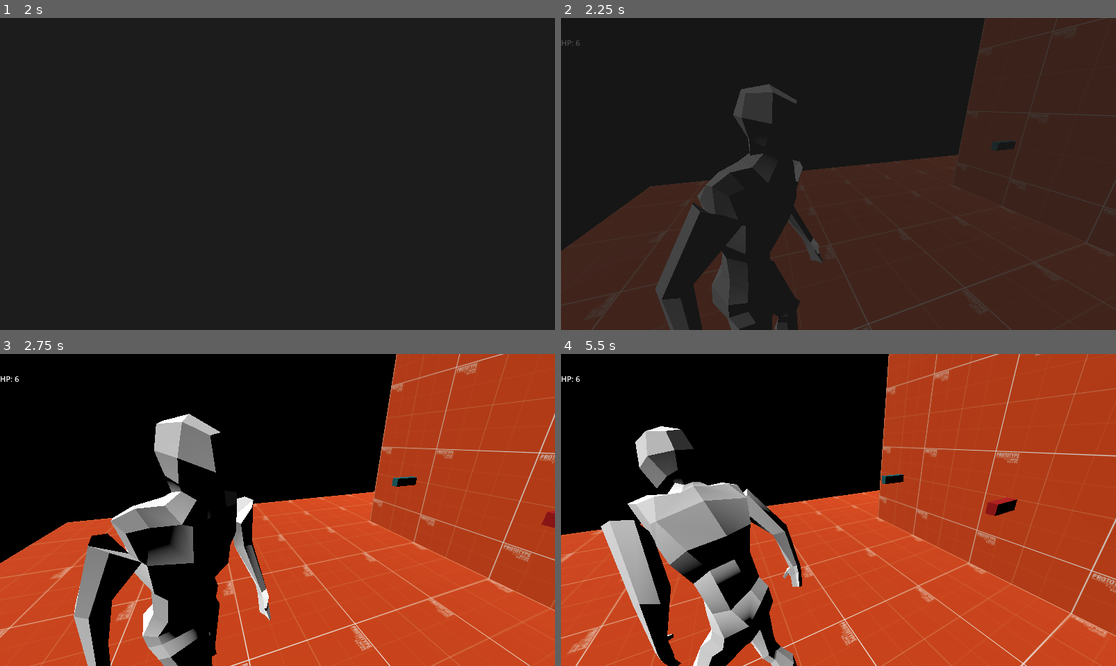
Above: before the commit, frames 1-4 (two rows, left to right).
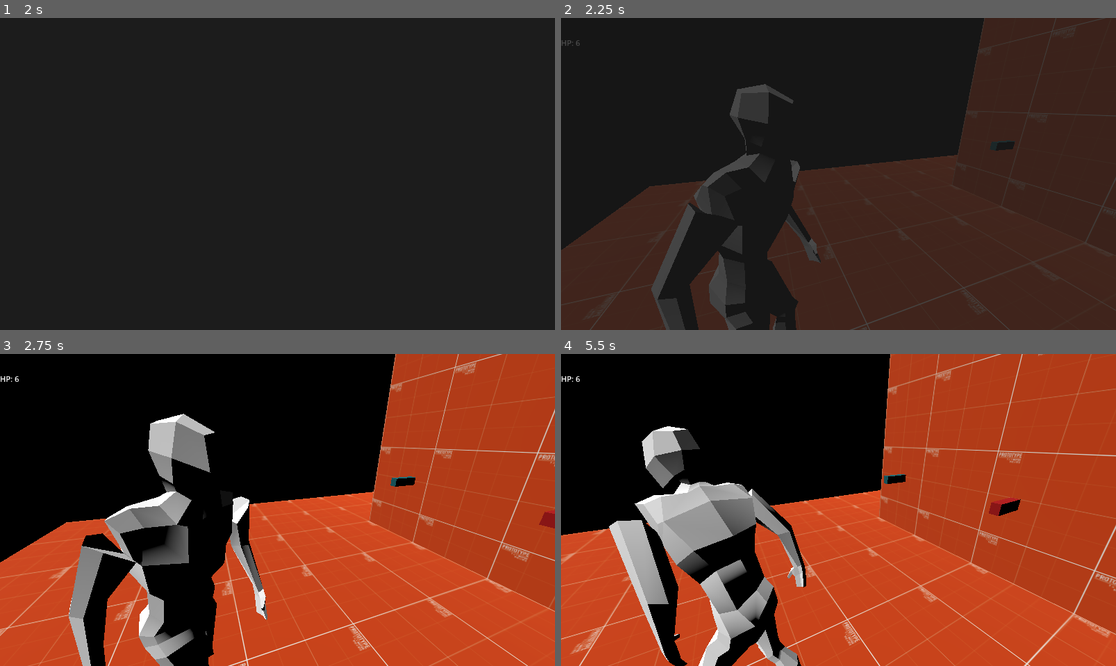
Above: after the commit, the same moments.

Repository: Vosnov/GD_APrototype
Game: Godot game, scene res://Scenes/Menu/main_menu.tscn
Two runs of this game, one before a commit and one after it. Both use one fixed random seed, a clock stepped at 60 frames per second and the inputs below. The engine's default icon, where the game draws it, is replaced by a stand-in: a white triangle on a blue panel in a dark square.
Inputs (mouse positions are in pixels of both pictures, inside the frame that each line leads up to):
- Up to frame 1 (2 s): click "New game" at 0.5 s; click "New game" at 1.25 s
- Up to frame 2 (2.25 s): tap Enter at 2 s; move the mouse to (866, 174) at 2.02 s; hold D (right) from 2.03 s (still down); tap E (action) at 2.1 s
- Up to frame 3 (2.75 s): keep holding D (right)
- Up to frame 4 (5.5 s): move the mouse to (810, 510) at 2.77 s; release D (right) at 2.78 s; hold A (left) 2.78-3.53 s; right-click (810, 510) at 2.85 s; move the mouse to (849, 503) at 3.52 s; hold D (right) 3.53-5.03 s; tap S (bottom) at 3.6 s; move the mouse to (832, 516) at 4.27 s; click (832, 516) at 4.35 s; move the mouse to (877, 513) at 5.02 s; hold A (left) from 5.03 s (still down); hold Shift (sprint) from 5.03 s (still down)

Frame 1 is identical in both runs. In frame 2, 2.5% of the frame differs, in the area x 0-100%, y 0-100%; in frame 3, 7.6%; in frame 4, 11%.

Commit message:
fix camera position

Diff:
--- a/Nodes/Charecters/player.tscn
+++ b/Nodes/Charecters/player.tscn
@@ -147,7 +147,7 @@
 [node name="UI" parent="." instance=ExtResource("8_xdrrl")]
 
 [node name="BoneAttachment3D" type="BoneAttachment3D" parent="."]
-transform = Transform3D(-0.479942, 0.346387, 0.806022, 0.872948, 0.279955, 0.399482, -0.0872748, 0.895344, -0.43674, -0.342153, 1.15866, 1.52831)
+transform = Transform3D(0.191318, -0.14811, -0.318529, 0.348817, 0.122971, 0.152331, 0.0415202, -0.35063, 0.187975, 0.13684, 0.469207, -0.600286)
 bone_name = "Bone.011.R"
 bone_idx = 14
 use_external_skeleton = true
@@ -160,37 +160,37 @@
 transform = Transform3D(-0.4, 0, -3.49691e-08, 0, 0.4, 0, 3.49691e-08, 0, -0.4, 0, 0, 0)
 
 [node name="Skeleton3D" parent="myNewPlayer/Armature" index="0"]
-bones/0/position = Vector3(-0.00200743, -0.359903, -0.00488177)
+bones/0/position = Vector3(-0.00176003, -0.361154, -0.00463711)
 bones/0/rotation = Quaternion(0.0186382, -0.196081, -0.00372765, 0.980404)
 bones/1/rotation = Quaternion(0.0697058, -1.36916e-08, -2.80468e-08, 0.997568)
 bones/2/rotation = Quaternion(0.112641, -2.86949e-14, 2.68558e-08, 0.993636)
 bones/3/rotation = Quaternion(-0.103738, 8.51478e-10, -3.35284e-09, 0.994605)
-bones/4/rotation = Quaternion(0.105758, 0.195016, -3.2921e-09, 0.975081)
+bones/4/rotation = Quaternion(0.141402, 0.194146, -1.45446e-09, 0.970728)
 bones/5/position = Vector3(0.203192, 1.00571, 0.0142442)
-bones/5/rotation = Quaternion(-0.0835487, -0.373609, -0.763993, 0.519376)
+bones/5/rotation = Quaternion(-0.0882195, -0.366751, -0.763349, 0.524414)
 bones/6/position = Vector3(0.0114507, 0.377625, 0.0379625)
-bones/6/rotation = Quaternion(0.0509804, -0.209191, -0.360054, 0.907745)
-bones/7/rotation = Quaternion(0.572158, 0.188605, -0.0371346, 0.797298)
+bones/6/rotation = Quaternion(0.0504269, -0.20855, -0.371956, 0.903113)
+bones/7/rotation = Quaternion(0.593961, 0.180832, -0.0450715, 0.78261)
 bones/11/position = Vector3(-0.170101, 1.01711, 0.0341247)
-bones/11/rotation = Quaternion(0.242381, 0.465896, 0.674442, 0.518961)
+bones/11/rotation = Quaternion(0.233867, 0.45072, 0.678375, 0.531004)
 bones/12/position = Vector3(-0.0310587, 0.396934, -0.0644502)
-bones/12/rotation = Quaternion(0.380156, -0.0133239, 0.201376, 0.902636)
-bones/13/rotation = Quaternion(0.274337, 0.000934845, -0.168461, 0.946763)
-bones/17/position = Vector3(0.241517, 0.131891, 0.0356076)
-bones/17/rotation = Quaternion(-0.301089, 0.126699, 0.936028, -0.130936)
+bones/12/rotation = Quaternion(0.393378, -0.012843, 0.203548, 0.896469)
+bones/13/rotation = Quaternion(0.298155, -0.000412799, -0.176991, 0.937965)
+bones/17/position = Vector3(0.239999, 0.132392, 0.030831)
+bones/17/rotation = Quaternion(-0.304208, 0.171121, 0.919658, -0.180011)
 bones/17/scale = Vector3(1.00004, 0.999997, 1.00006)
-bones/18/rotation = Quaternion(-0.168828, -0.014979, -0.300845, 0.938491)
+bones/18/rotation = Quaternion(-0.180887, -0.0154207, -0.327845, 0.927125)
 bones/18/scale = Vector3(0.999992, 0.999997, 1)
-bones/19/position = Vector3(-0.250531, 0.130854, 0.0172214)
-bones/19/rotation = Quaternion(0.519311, 0.106824, 0.84246, 0.0957376)
+bones/19/position = Vector3(-0.248993, 0.130653, 0.0293037)
+bones/19/rotation = Quaternion(0.527367, 0.0828295, 0.840406, 0.093493)
 bones/19/scale = Vector3(1.00003, 0.999998, 1.00006)
-bones/20/rotation = Quaternion(-0.127541, -0.0115902, 0.24836, 0.960165)
-bones/21/position = Vector3(-0.00997388, 1.04883, 1.59666)
-bones/22/position = Vector3(-0.344255, 1.10742, 1.56319)
-bones/23/position = Vector3(-0.326957, -2.1147, -0.191967)
-bones/24/position = Vector3(-0.497045, -1.14354, 1.08269)
-bones/25/position = Vector3(0.31707, -2.01102, 0.0851191)
-bones/26/position = Vector3(-0.0381946, -1.131, 1.10864)
+bones/20/rotation = Quaternion(-0.142467, -0.0121618, 0.273403, 0.951213)
+bones/21/position = Vector3(-0.00997388, 1.04883, 1.56904)
+bones/22/position = Vector3(-0.344255, 1.10742, 1.53558)
+bones/23/position = Vector3(-0.326957, -2.09143, -0.325312)
+bones/24/position = Vector3(-0.48366, -1.14883, 1.08327)
+bones/25/position = Vector3(0.319537, -2.02861, 0.267706)
+bones/26/position = Vector3(-0.0385225, -1.13129, 1.11006)
 
 [node name="CollisionShape3D" type="CollisionShape3D" parent="."]
 transform = Transform3D(1, 0, 0, 0, 1, 0, 0, 0, 1, 0, -0.0584707, -0.125943)
--- a/Scenes/save_room.tscn
+++ b/Scenes/save_room.tscn
@@ -32,10 +32,10 @@
 transform = Transform3D(0.57524, -0.817295, -0.0335911, 0.509323, 0.325741, 0.796544, -0.640069, -0.475313, 0.603646, 0, 7.97113, 0)
 
 [node name="Player2" parent="." instance=ExtResource("3_ka1ri")]
-transform = Transform3D(1, 0, 1.06581e-14, 0, 1, 0, -1.06581e-14, 0, 1, 0.111892, 1.45736, 2.36333)
+transform = Transform3D(1, 0, 0, 0, 1, 0, 0, 0, 1, 0.111892, 1.45736, 2.36333)
 
 [node name="CameraController2" parent="." node_paths=PackedStringArray("TARGET") instance=ExtResource("4_x7b7k")]
-transform = Transform3D(1, 0, 1.06581e-14, 0, 1, 0, -1.06581e-14, 0, 1, 0.111892, 1.45736, 2.36333)
+transform = Transform3D(1, 0, 0, 0, 1, 0, 0, 0, 1, 0.111892, 1.45736, 2.36333)
 TARGET = NodePath("../Player2")
 
 [node name="Door" parent="." instance=ExtResource("5_lcrnd")]
--- a/Scenes/test_scene.tscn
+++ b/Scenes/test_scene.tscn
@@ -59,10 +59,6 @@
 [node name="DirectionalLight3D" type="DirectionalLight3D" parent="."]
 transform = Transform3D(0.57524, -0.817295, -0.0335911, 0.509323, 0.325741, 0.796544, -0.640069, -0.475313, 0.603646, 0, 7.97113, 0)
 
-[node name="CameraController2" parent="." node_paths=PackedStringArray("TARGET") instance=ExtResource("2_0qrda")]
-transform = Transform3D(-4.37114e-08, 0, 1, 0, 1, 0, -1, 0, -4.37114e-08, 1.07001, 1.52476, 9.83544)
-TARGET = NodePath("../Player2")
-
 [node name="Door" parent="." instance=ExtResource("7_1ch7u")]
 transform = Transform3D(-4.37114e-08, 0, 1, 0, 1, 0, -1, 0, -4.37114e-08, -0.55, 1.5, 3.5)
 NEXT_SCENE = "res://Scenes/room_1.tscn"
@@ -92,6 +88,10 @@
 [node name="Player2" parent="." instance=ExtResource("1_i475y")]
 transform = Transform3D(-4.37114e-08, 0, 1, 0, 1, 0, -1, 0, -4.37114e-08, 1.07001, 1.52476, 9.83544)
 
+[node name="CameraController2" parent="." node_paths=PackedStringArray("TARGET") instance=ExtResource("2_0qrda")]
+transform = Transform3D(-4.37114e-08, 0, 1, 0, 1, 0, -1, 0, -4.37114e-08, 1.07001, 1.52476, 9.83544)
+TARGET = NodePath("../Player2")
+
 [node name="PickUpBase" parent="." instance=ExtResource("6_pcpq6")]
 transform = Transform3D(1, 0, 0, 0, 1, 0, 0, 0, 1, 0.35014, 1.64865, 6.92981)
 SLOT_DATA = SubResource("Resource_l1bxx")
--- a/Scripts/Global/game_save.gd
+++ b/Scripts/Global/game_save.gd
@@ -24,7 +24,6 @@
 
 	Inventory.SLOTS = parse_slots(data.slots)
 	GlobalVariables.set_data(data.global)
-	GlobalVariables.span_on_save_transform = true
 
 	Events.inventory_update.emit()
 
--- a/Scripts/Global/global_variables.gd
+++ b/Scripts/Global/global_variables.gd
@@ -12,7 +12,6 @@
 var player_is_runing = false
 var player_is_aim = false
 var player_target_is_full = false
-var span_on_save_transform = false
 
 const save_count = 4
 
--- a/Scripts/Player/main_camera.gd
+++ b/Scripts/Player/main_camera.gd
@@ -4,6 +4,9 @@
 @export var TARGET: Node3D
 
 @onready var camera_3d = $SpringArm3D/Camera3D
+
+func _ready():
+	global_rotation.y = TARGET.global_rotation.y
 
 func _physics_process(_delta):
 	if !TARGET:
--- a/Scripts/Player/player.gd
+++ b/Scripts/Player/player.gd
@@ -12,9 +12,9 @@
 	Input.mouse_mode = Input.MOUSE_MODE_CAPTURED
 
 func check_spawn_pos():
-	if GlobalVariables.span_on_save_transform:
-		GlobalVariables.span_on_save_transform = false
+	if GlobalVariables.save_data.has('player_transform'):
 		global_transform = GlobalVariables.save_data.player_transform
+		GlobalVariables.save_data.erase('player_transform')
 		return
 
 	var key = owner.scene_file_path
